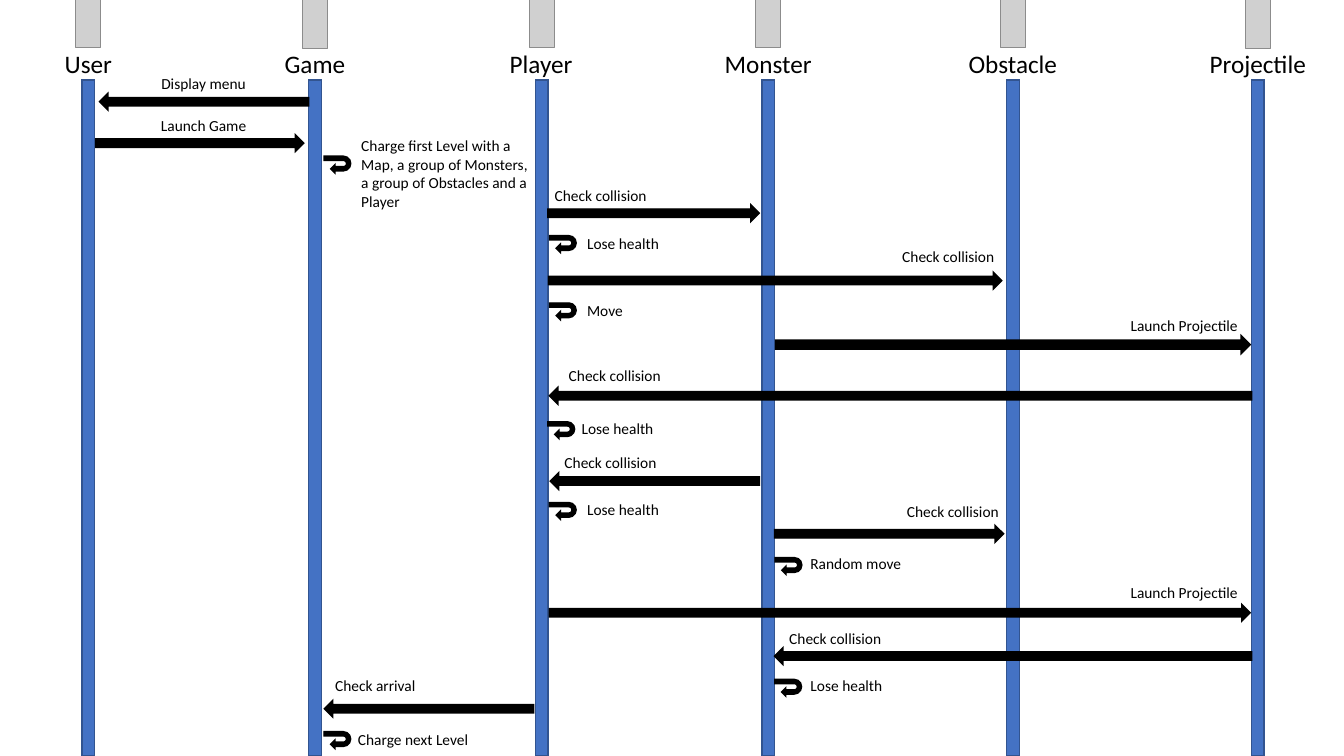
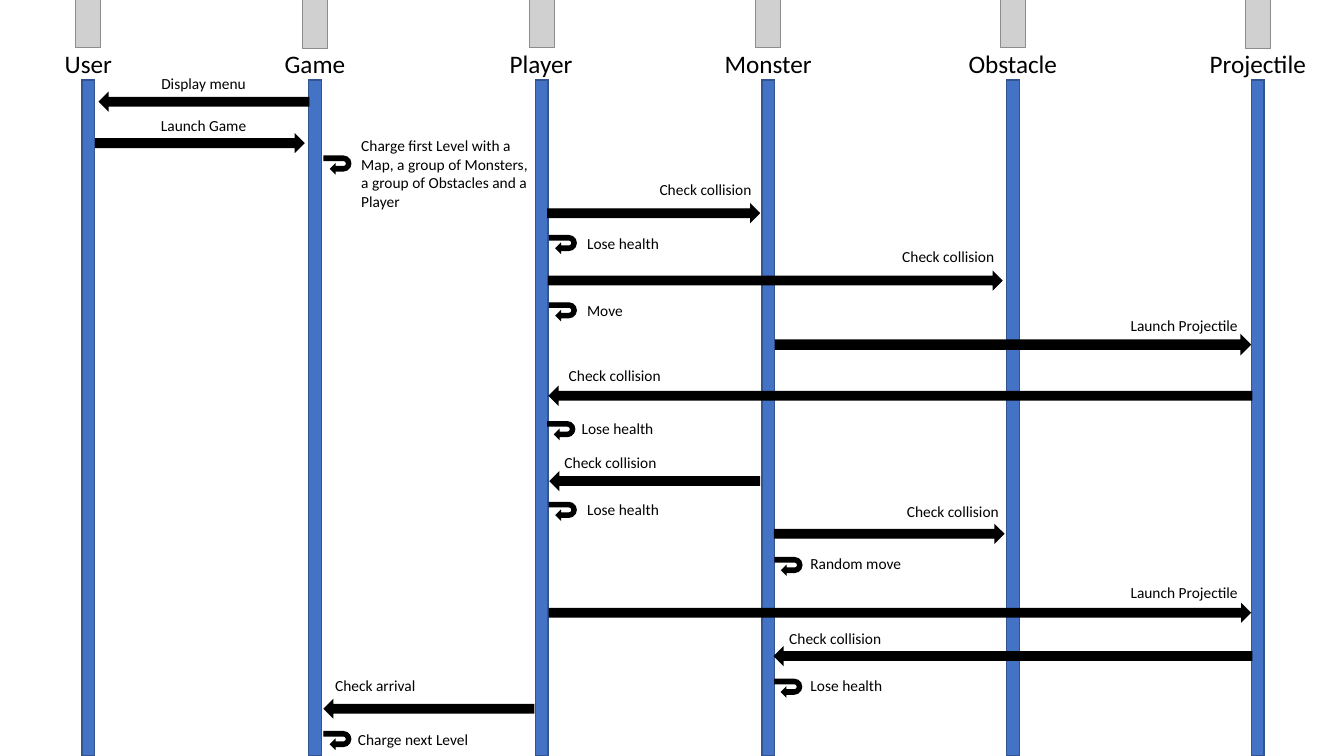
Before and after one commit to Edgar-13/ACL2021-Les_codeurs_du_dimanche, a slide deck: slide 1 of Diagramme de séquence v2.pptx. Drawn at 1344x756 pixels with LibreOffice and Linux fonts; fonts in the diff are those of the drawing; grey boxes stand for pictures. Boxes give left, top, right and bottom in pixels: in the first picture for what was removed or moved away, otherwise in the second. Text is boxed around its words. In the diff, an @@ line names an element or a change of style, - is before the commit and + after.

Commit message:
update diagramme  séquence

```diff
--- a/Diagramme de séquence v2.pptx
+++ b/Diagramme de séquence v2.pptx
@@ text "Check collision": place and size @@
-text "Check collision" at [555,190,647,201]
+text "Check collision" at [660,184,752,195]
```
